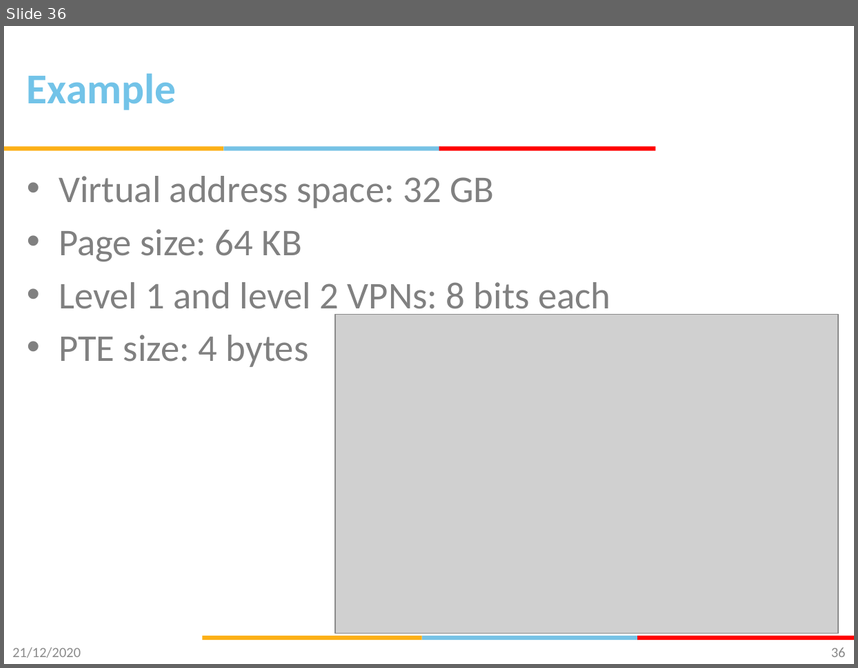
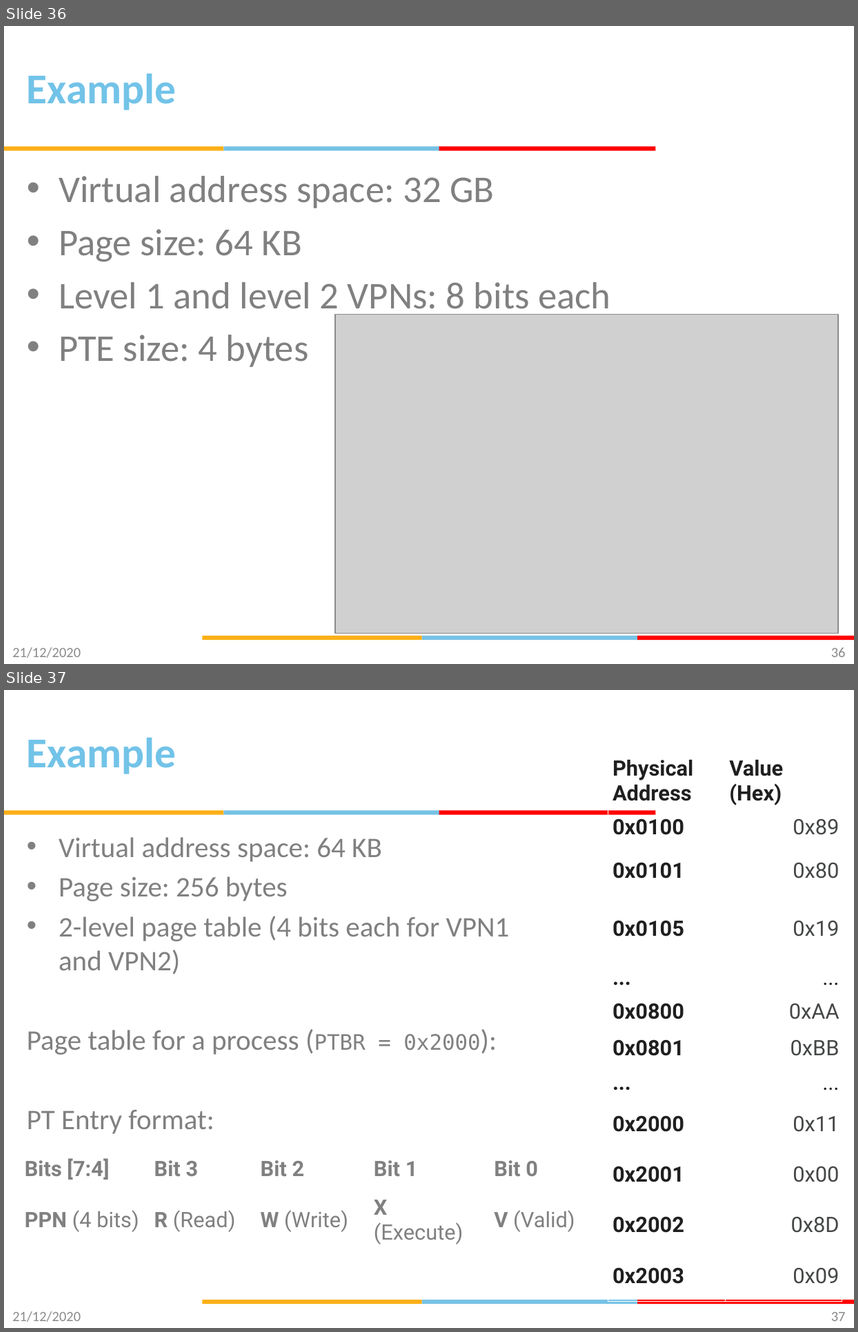
Before and after one commit to gsaurabhr-teaching/csf342-material, a slide deck: Lec-33-36-VM.pptx. Shown one above the other, each under a label of ours: slide 36 before the commit, slides 36 and 37 after it. The pictures are 858x668 and 858x1332 pixels, drawn with LibreOffice and Linux fonts; fonts in the diff are those of the drawing; grey boxes stand for pictures; background and template pictures are left out. Boxes give left, top, right and bottom in pixels: in the first picture for what was removed or moved away, otherwise in the second. Text is boxed around its words. In the diff, an @@ line names an element or a change of style, - is before the commit and + after.

Commit message:
tlb

```diff
--- a/Lec-33-36-VM.pptx
+++ b/Lec-33-36-VM.pptx
@@ slide 37 added at (4, 690, 854, 1328), background #FFFFFF; not listed: 6 template elements that a slide beside it also shows @@
@@ title added at (27, 738, 176, 774), 36 pt, text #72C3E8, bold @@
+Example
@@ table added at (608, 752, 843, 1303), 12 rows, 2 columns @@
+Physical Address | Value (Hex)
+0x0100 | 0x89
+0x0101 | 0x80
+0x0105 | 0x19
+... | ...
+0x0800 | 0xAA
+0x0801 | 0xBB
+... | ...
+0x2000 | 0x11
+0x2001 | 0x00
+0x2002 | 0x8D
+0x2003 | 0x09
@@ text added at (27, 837, 510, 1134), 24 pt, text #808080 @@
+• Virtual address space: 64 KB
+• Page size: 256 bytes
+• 2-level page table (4 bits each for VPN1 and VPN2)
+Page table for a process (PTBR = 0x2000):
+PT Entry format:
@@ table added at (16, 1149, 604, 1247), 2 rows, 5 columns @@
+Bits [7:4] | Bit 3 | Bit 2 | Bit 1 | Bit 0
+PPN (4 bits) | R (Read) | W (Write) | X (Execute) | V (Valid)
@@ text added at (12, 1311, 81, 1321), 12 pt, text #8C8C8C @@
+21/12/2020
@@ page number added at (831, 1312, 846, 1321), 12 pt, text #898989 @@
+37
```
Also in this commit, not shown: 43 slides changed.
